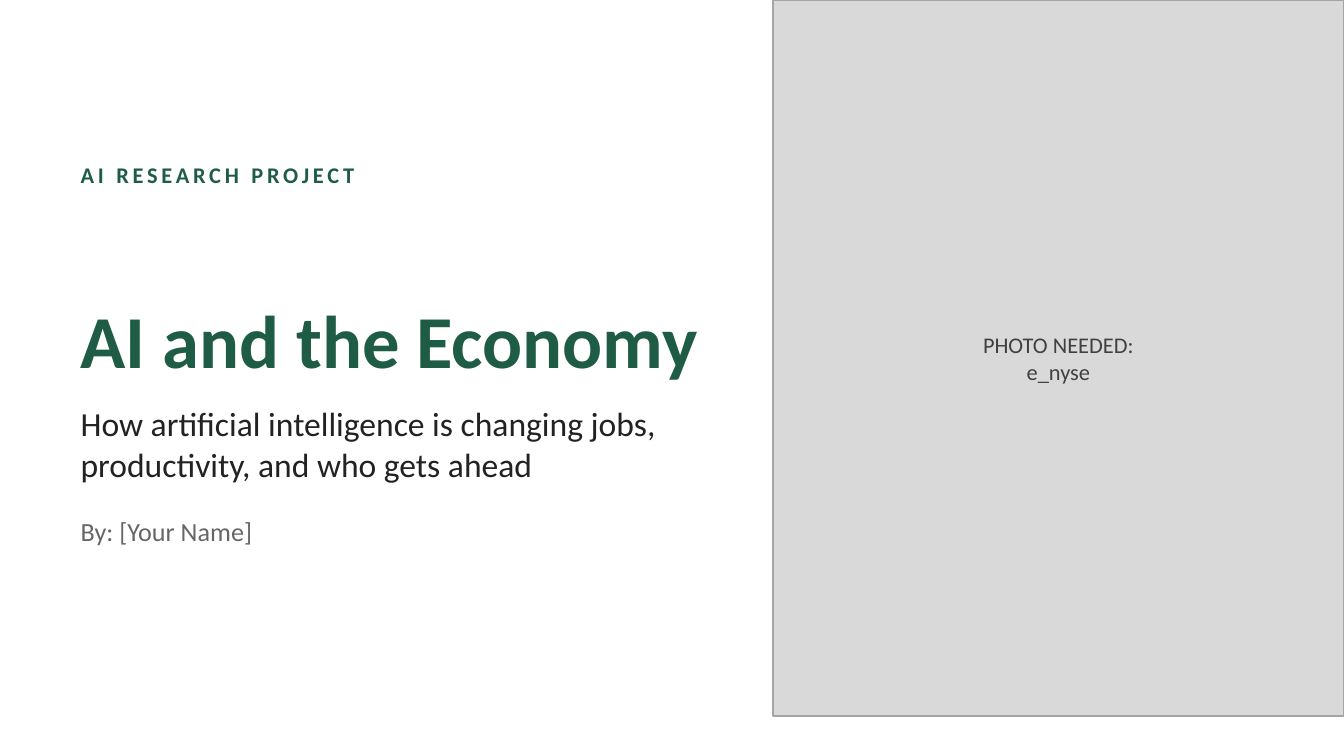
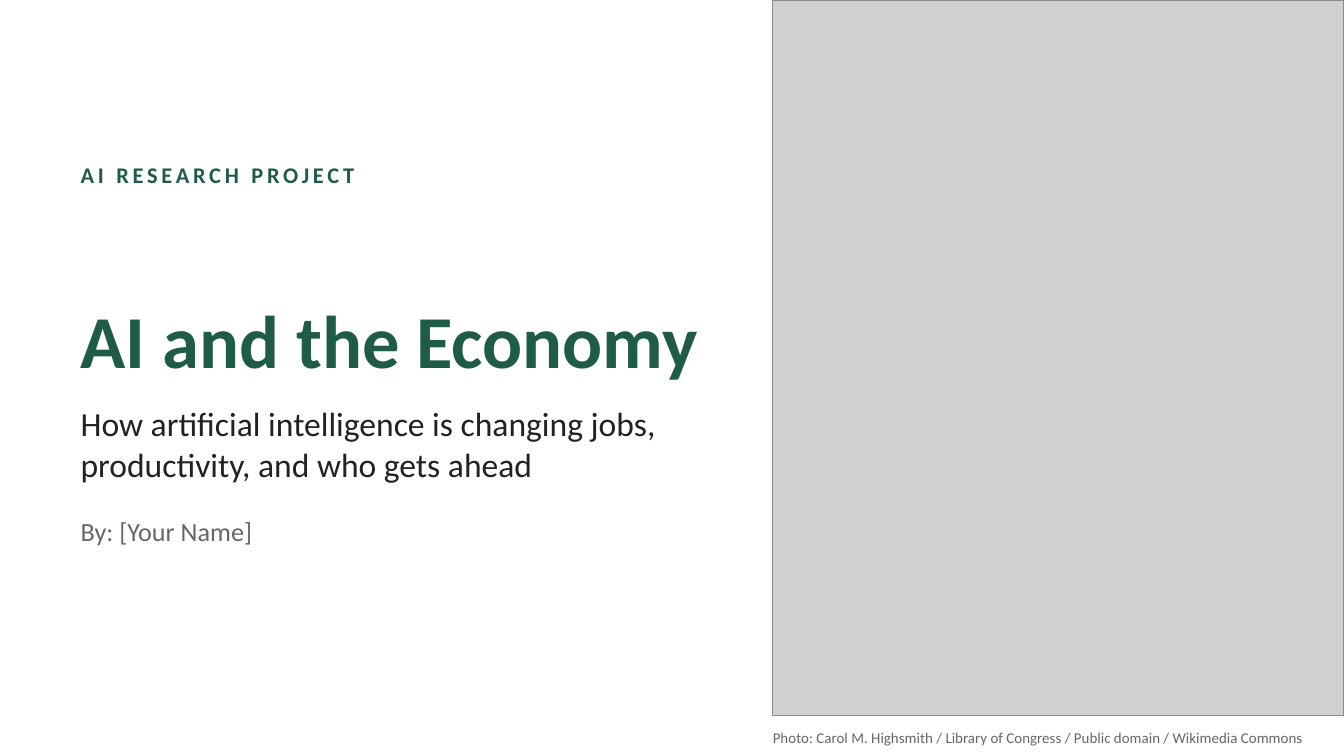
Before and after one commit to Hvdxx/academic-pptx-skill, a slide deck: slide 1 of presentations/AI_and_the_Economy.pptx. Drawn at 1344x756 pixels with LibreOffice and Linux fonts; fonts in the diff are those of the drawing; grey boxes stand for pictures. Boxes give left, top, right and bottom in pixels: in the first picture for what was removed or moved away, otherwise in the second. Text is boxed around its words. In the diff, an @@ line names an element or a change of style, - is before the commit and + after.

```diff
--- a/presentations/AI_and_the_Economy.pptx
+++ b/presentations/AI_and_the_Economy.pptx
@@ rectangle removed at [773,0,1344,716] @@
@@ picture added at [773,0,1344,716] @@
@@ text at [773,732,1302,746]: text changed; size 12 to 8 pt; text colour #404040 to #666666 @@
-PHOTO NEEDED:
-e_nyse
+Photo: Carol M. Highsmith / Library of Congress / Public domain / Wikimedia Commons
```
Also in this commit, not shown: 3 other slides changed, 1 other file.
